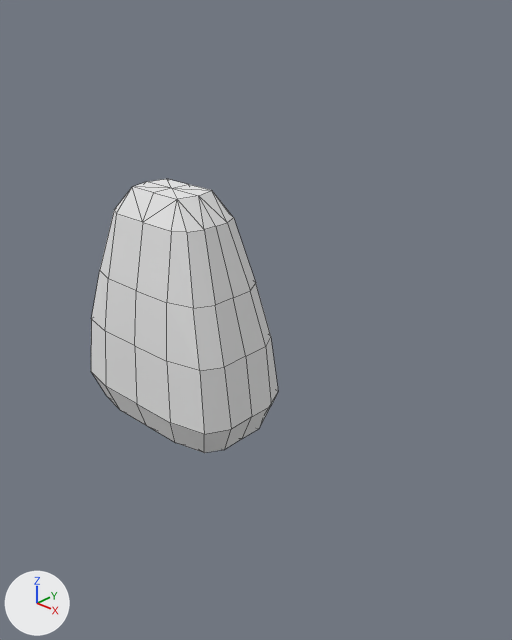
One commit to the Blender file ressources/42_run_character.blend: the scene before it, then after it.
Before and after are seen from a camera (50 mm lens) standing at (8.3, -7.07, 6.71) and looking at (1.35, 0.46, 1.95). Arrows for +X, +Y and +Z are at lower left; the lights stay in place. Mesh edges are drawn as thin lines.

The older version as bpy lines, for what is in view:
```python
me_cube = bpy.data.meshes.new('Cube')
me_cube.from_pydata(...)  # 98 vertices, 128 faces; spans x -1.68..1.68, y -1.0..1.09, z -1.79..2.54
me_cube.materials.append(mat_material)  # white #e7e7e7
ob_characterbody = bpy.data.objects.new('CharacterBody', me_cube)
ob_characterbody.location = (0.0, 0.0, 1.38)
```
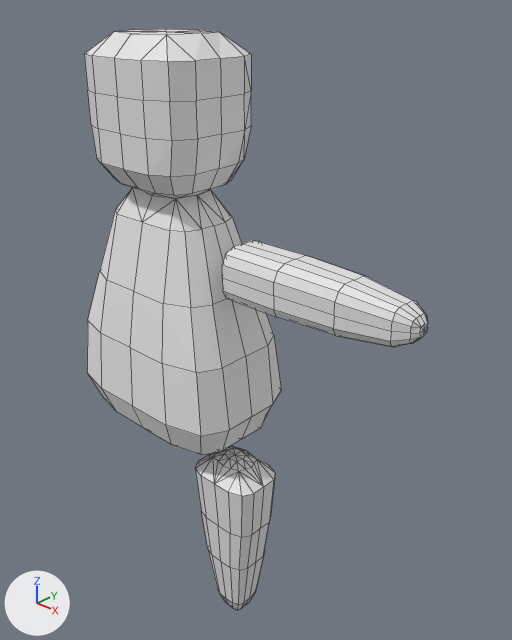
Commit message: push character components done

What differs and where, as boxes [x1, y1, x2, y2] in the pictures (512 x 640 px):
'CharacterBody', reshaped, moved: before [91, 179, 278, 453]; after [87, 188, 281, 455]
'CharacterHead', added: after [84, 29, 251, 198]
'CharacterArm', added: after [222, 240, 428, 347]
'CharacterArm.001', added: after [195, 446, 275, 610]

The change, as a list of edits to the scene's bpy script:
```text
Change me_cube:
    used by ob_characterbody; location = (0.0, 0.0, 1.38)
    remove me_cube.from_pydata(...)  # 98 vertices, 128 faces; spans x -1.68..1.68, y -1.0..1.09, z -1.79..2.54
    add me_cube.from_pydata(...)  # 98 vertices, 128 faces; spans x -1.68..1.68, y -1.09..1.19, z -2.05..2.29
    me_cube part 1: 98 of 98 vertices moved; they spanned x -1.68..1.68, y -1.0..1.09, z -1.79..2.54 and now span x -1.68..1.68, y -1.09..1.19, z -2.05..2.29; mean shift (0.0, 0.0, -0.25); largest move (0.84, 1.09, -0.89) -> (0.84, 1.19, -1.14)
Add me_cube_004:
    me_cube_004.from_pydata(...)  # 114 vertices, 152 faces; spans x -0.65..0.65, y -0.49..0.49, z -1.76..1.66
Add me_cube_002:
    me_cube_002.from_pydata(...)  # 98 vertices, 133 faces; spans x -1.08..1.08, y -0.94..0.96, z -1.04..1.24
Add me_cube_003:
    me_cube_003.from_pydata(...)  # 114 vertices, 152 faces; spans x -1.61..1.6, y -0.44..0.44, z -0.4..0.4
Change ob_characterbody:
    ob_characterbody.location: (0.0, 0.0, 1.38) -> (0.0, 0.0, 1.63)
Add ob_characterarm_001:
    ob_characterarm_001 = bpy.data.objects.new('CharacterArm.001', me_cube_004)
    ob_characterarm_001.location = (1.36, -0.07, -2.02)
Add ob_characterhead:
    ob_characterhead = bpy.data.objects.new('CharacterHead', me_cube_002)
    ob_characterhead.location = (0.01, 0.04, 4.93)
Add ob_characterarm:
    ob_characterarm = bpy.data.objects.new('CharacterArm', me_cube_003)
    ob_characterarm.location = (2.93, 0.0, 2.97)
```
